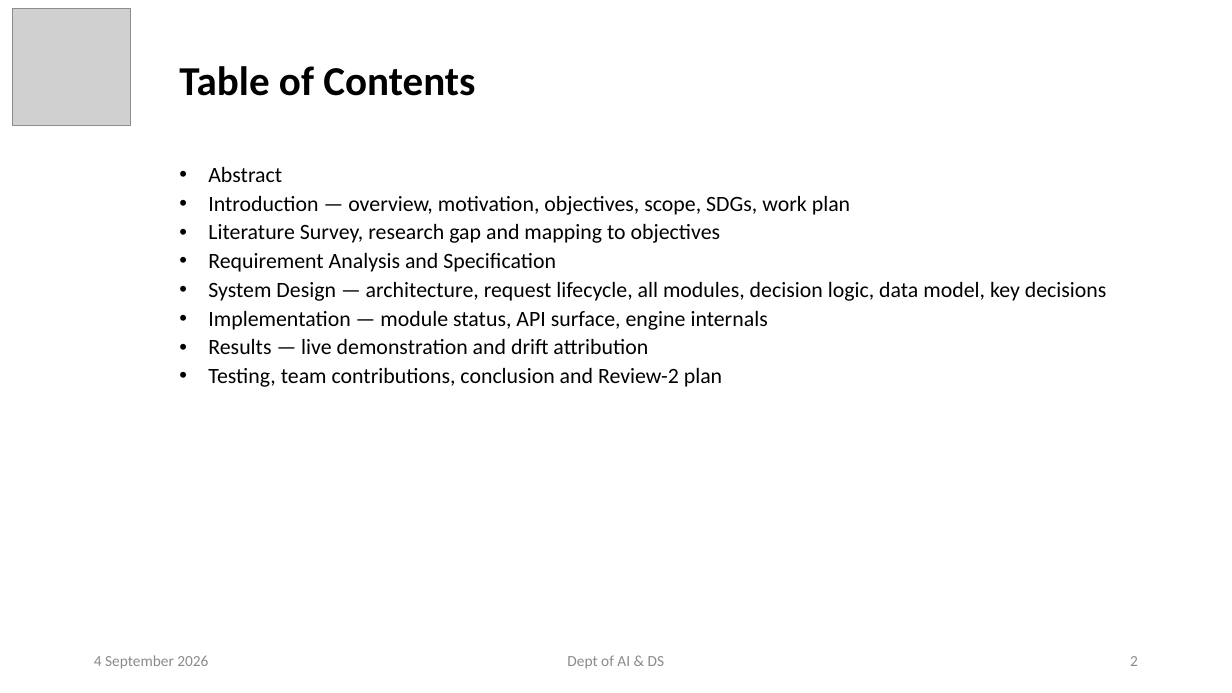
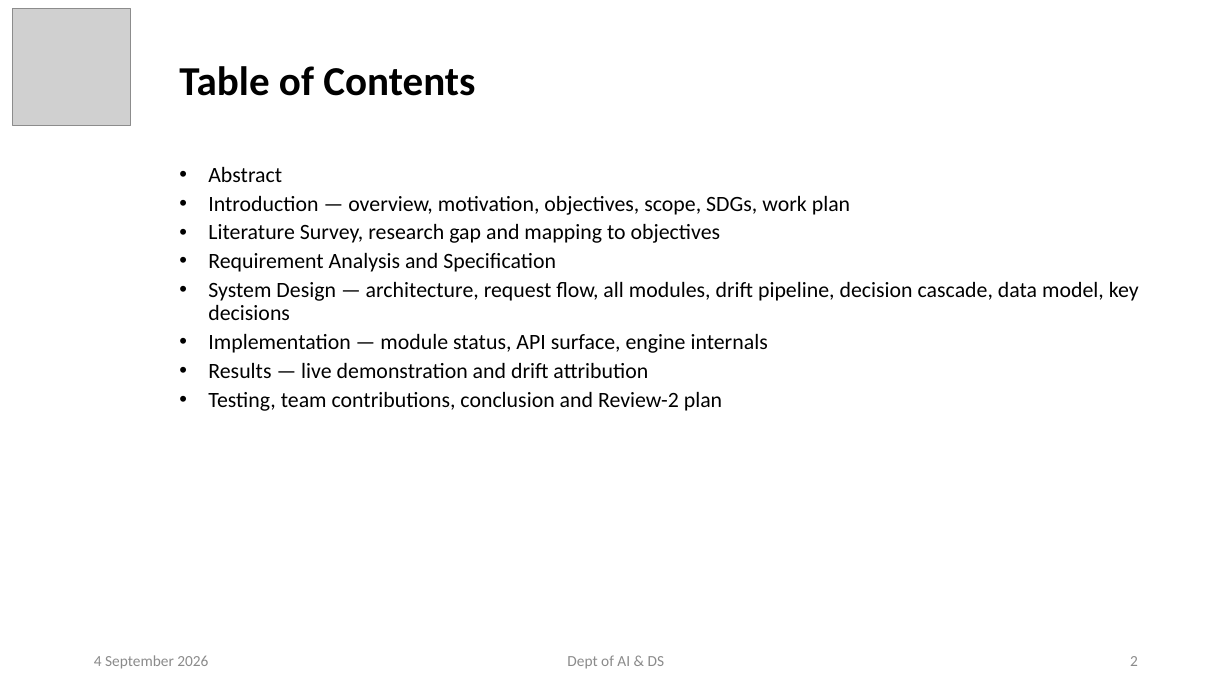
Before and after one commit to ayushpandey0201/custos, a slide deck: slide 2 of docs/presentations/Custos_Phase2_Review1.pptx. Drawn at 1232x693 pixels with LibreOffice and Linux fonts; fonts in the diff are those of the drawing; grey boxes stand for pictures. Boxes give left, top, right and bottom in pixels: in the first picture for what was removed or moved away, otherwise in the second. Text is boxed around its words. In the diff, an @@ line names an element or a change of style, - is before the commit and + after.

```diff
--- a/docs/presentations/Custos_Phase2_Review1.pptx
+++ b/docs/presentations/Custos_Phase2_Review1.pptx
@@ subtitle at (x1=208, y1=282, x2=1139, y2=320): text changed @@
-• System Design — architecture, request lifecycle, all modules, decision logic, data model, key decisions
+• System Design — architecture, request flow, all modules, drift pipeline, decision cascade, data model, key decisions
```
Also in this commit, not shown: 3 slides added, 6 other files.
